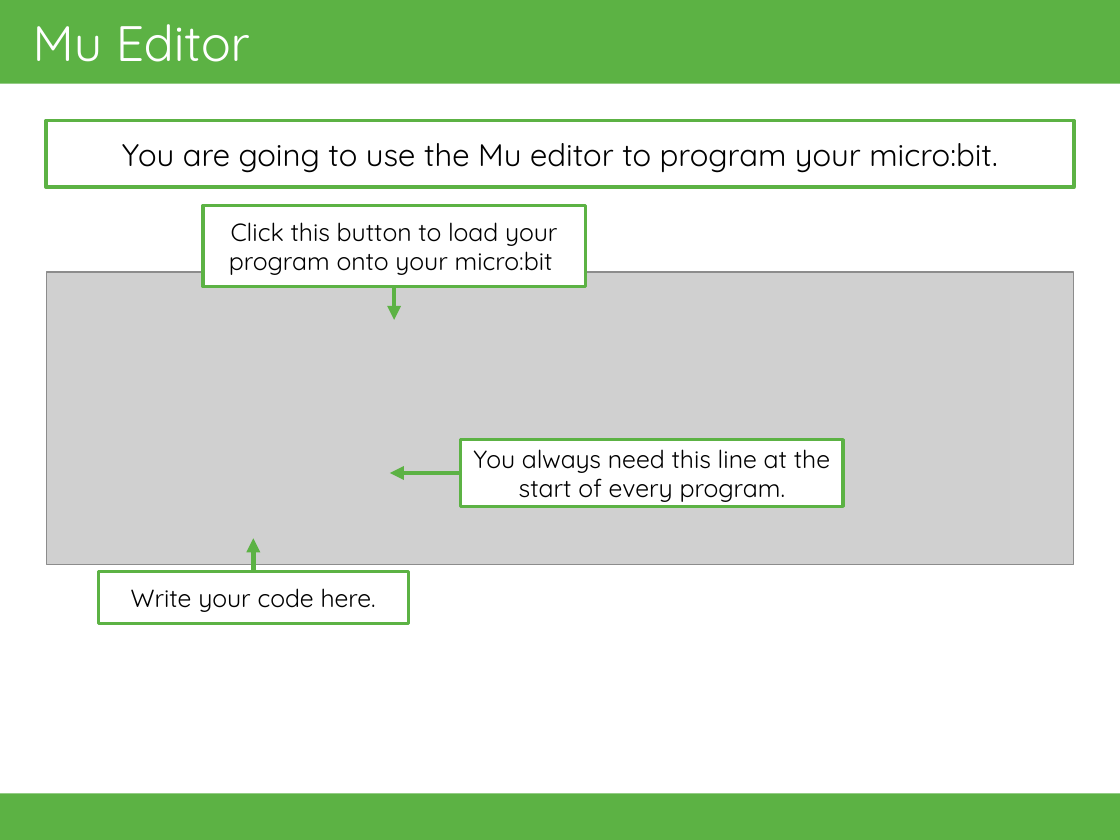
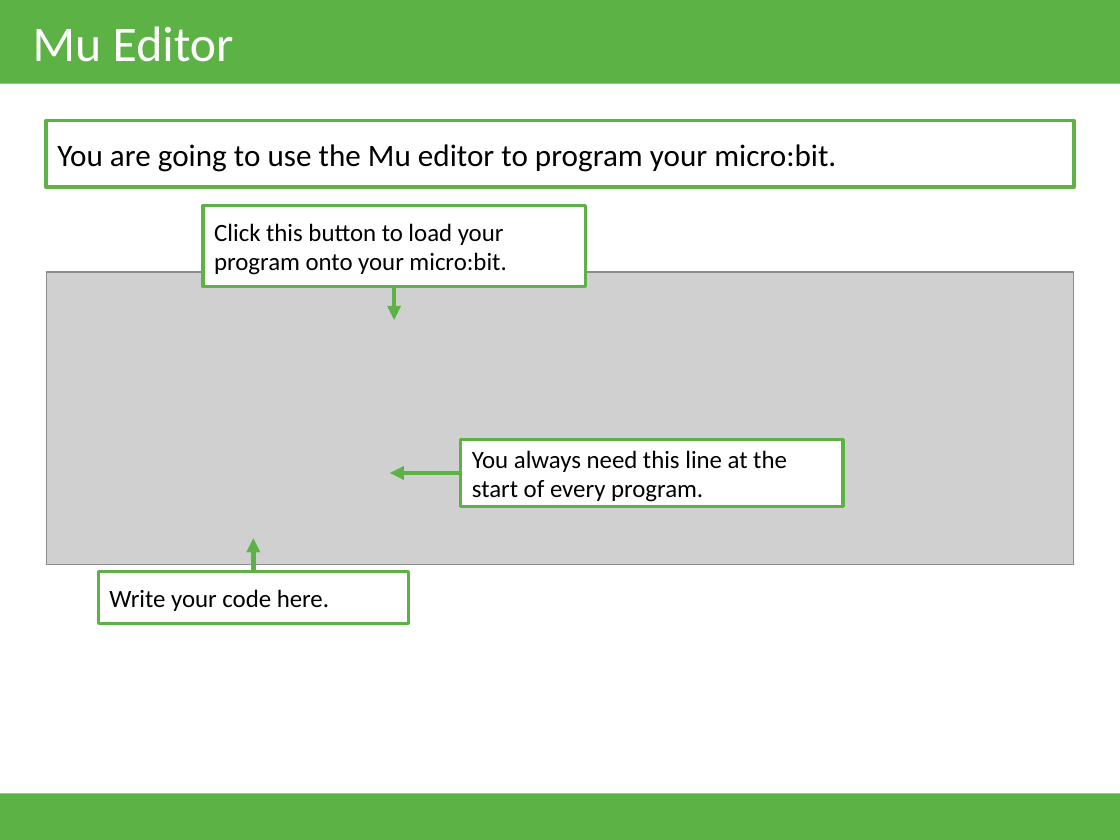
Before and after one commit to tmcdigitech/9a, a slide deck: slide 6 of static/files/microbit/01-Sequencing.pptx. Drawn at 1120x840 pixels with LibreOffice and Linux fonts; fonts in the diff are those of the drawing; grey boxes stand for pictures. Boxes give left, top, right and bottom in pixels: in the first picture for what was removed or moved away, otherwise in the second. Text is boxed around its words. In the diff, an @@ line names an element or a change of style, - is before the commit and + after.

```diff
--- a/static/files/microbit/01-Sequencing.pptx
+++ b/static/files/microbit/01-Sequencing.pptx
@@ title "Mu Editor" at box(33, 26, 234, 62): font Quicksand to Calibri @@
@@ text in rectangle at box(214, 223, 506, 275): text changed; font Quicksand to Calibri @@
-Click this button to load your program onto your micro:bit
+Click this button to load your program onto your micro:bit.
@@ font Quicksand to Calibri; alignment centre to left in 3 elements at box(46, 121, 1074, 188), box(460, 440, 842, 507), box(99, 571, 409, 624) @@
```
Also in this commit, not shown: 12 other slides changed, 6 other files.
